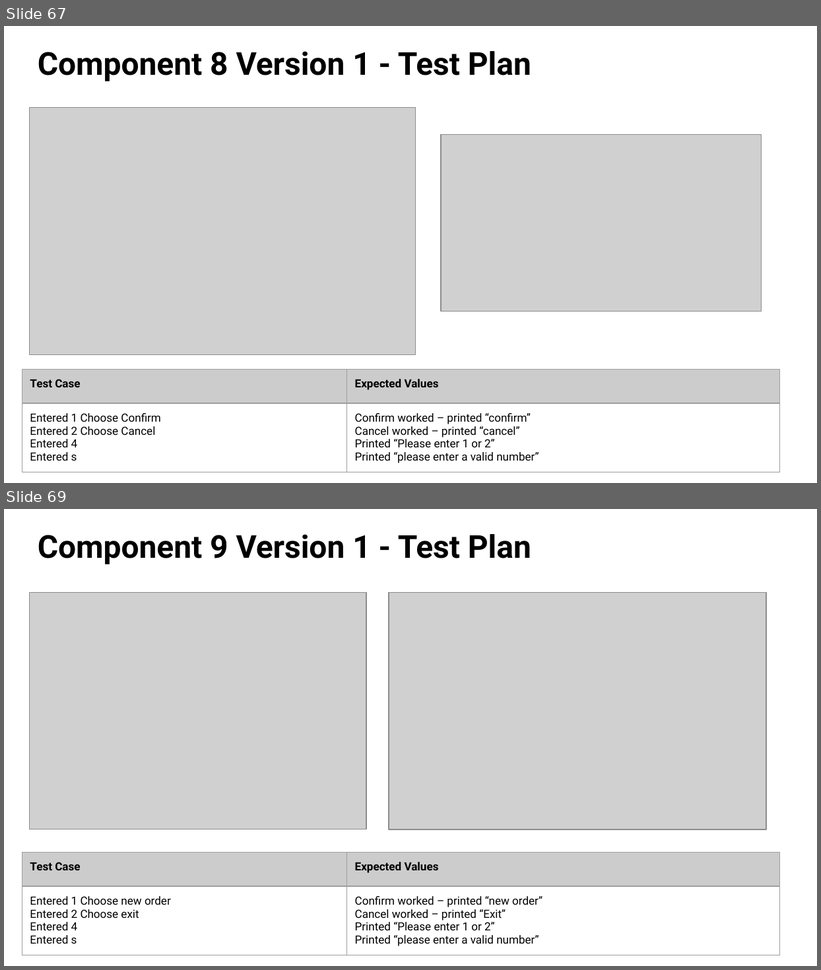
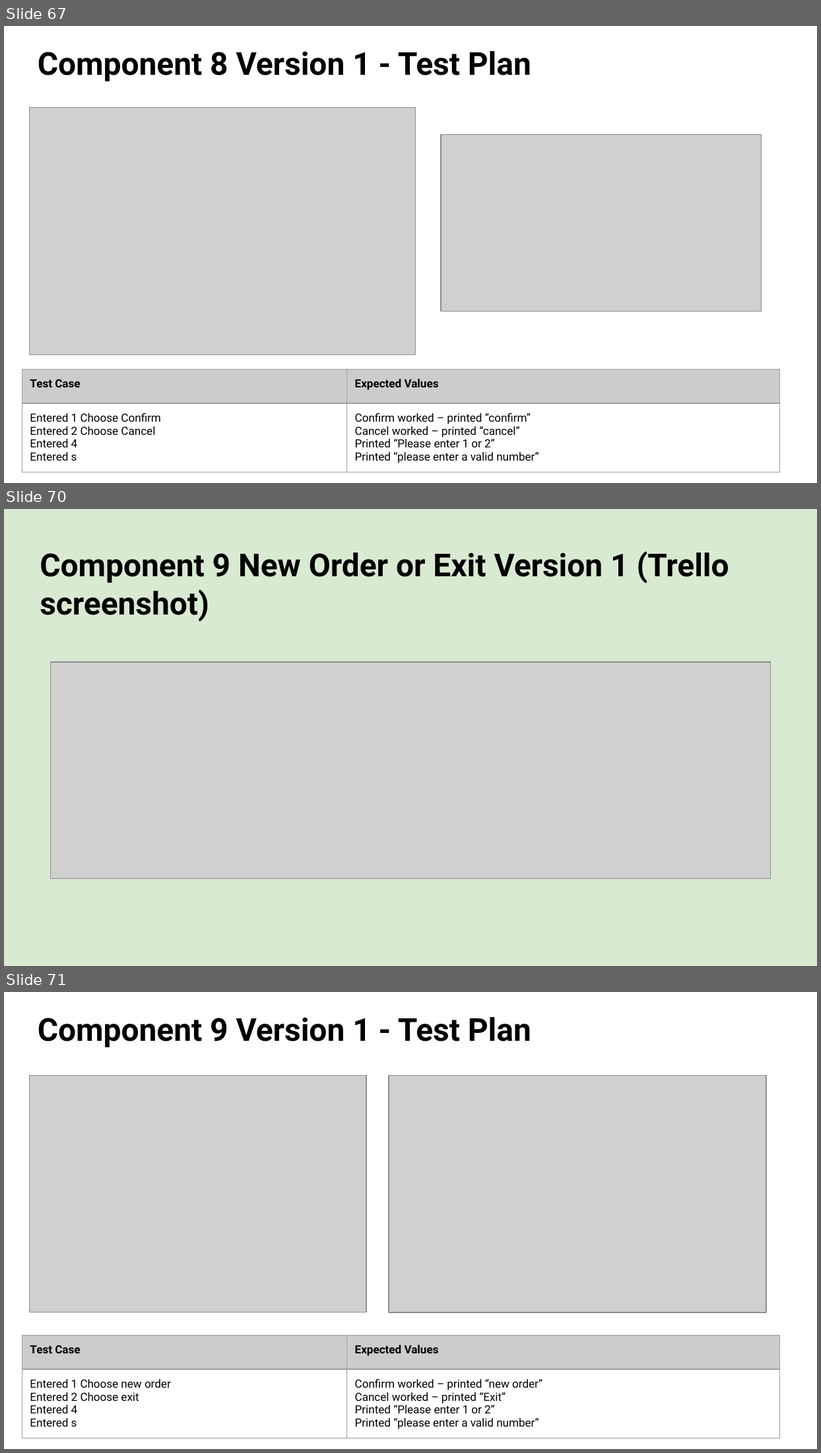
Before and after one commit to danettp/ds_nuts_bot, a slide deck: Danett Pepito - 000_91896 _ 91897 Documentation - 2150400 (Git).pptx. Shown one above the other, each under a label of ours: slides 67 and 69 before the commit, slides 67, 70 and 71 after it; the slides between them are not shown. The pictures are 821x970 and 821x1453 pixels, drawn with LibreOffice and Linux fonts; fonts in the diff are those of the drawing; grey boxes stand for pictures; background and template pictures are left out. Boxes give left, top, right and bottom in pixels: in the first picture for what was removed or moved away, otherwise in the second. Text is boxed around its words. In the diff, an @@ line names an element or a change of style, - is before the commit and + after.

```diff
--- a/Danett Pepito - 000_91896 _ 91897 Documentation - 2150400 (Git).pptx
+++ b/Danett Pepito - 000_91896 _ 91897 Documentation - 2150400 (Git).pptx
@@ slide 70 added at [4,509,817,966], background picture (left out) @@
@@ title added at [40,551,729,584], 28 pt, text #000000, bold @@
+Component 9 New Order or Exit Version 1 (Trello screenshot)
@@ picture added at [50,662,771,879] @@
@@ what was slide 69 is now slide 71 @@
```
Also in this commit, not shown: 1 slide changed, 3 other slides added, 2 other files.
